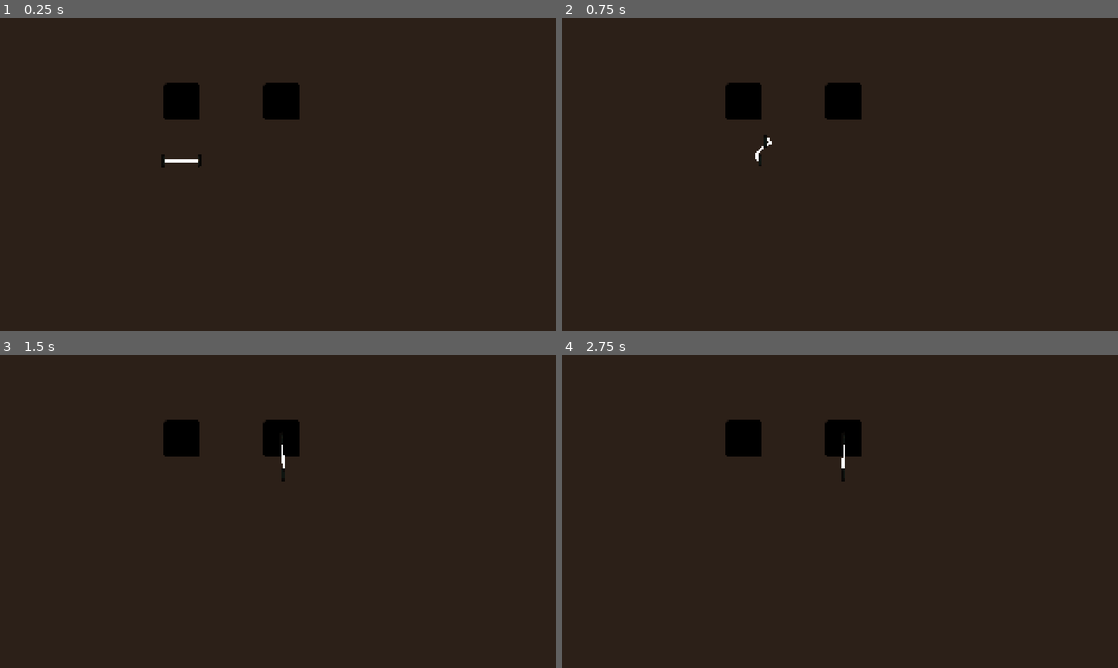
Above: before the commit, frames 1-4 (two rows, left to right).
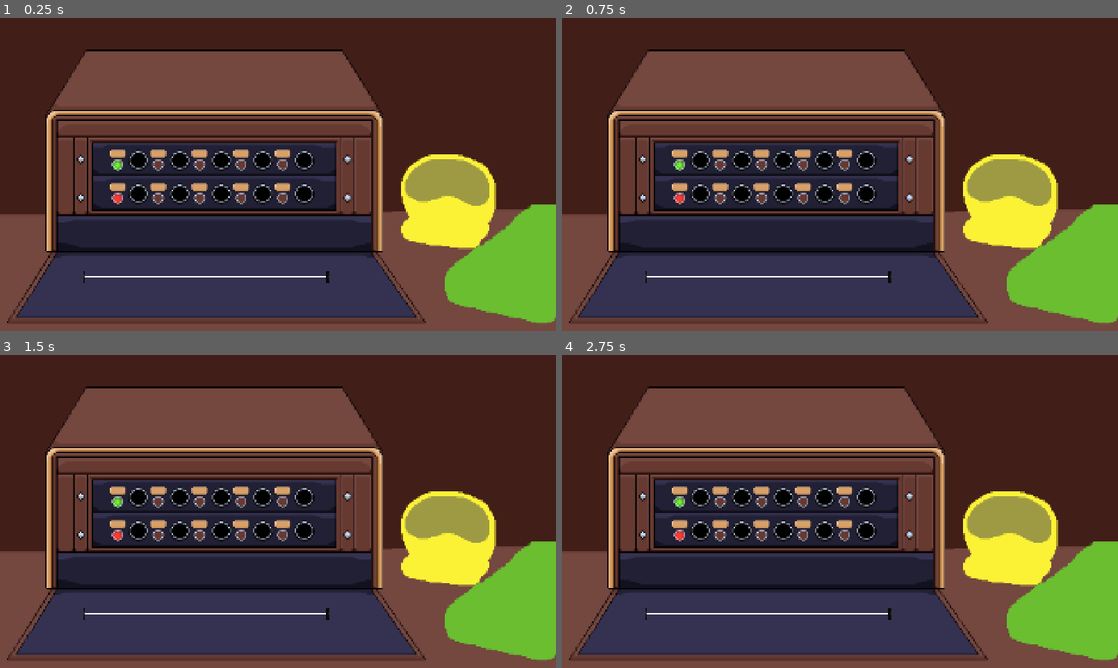
Above: after the commit, the same moments.

Repository: JPlimajots/chinese-whispers
Game: Godot game, scene res://scenes/main.tscn
The game is run twice, just before and just after one commit, with the same random seed, the same clock (stepped at 60 frames per second) and the same inputs. The engine's default icon, where the game draws it, is replaced by a stand-in: a white triangle on a blue panel in a dark square.
Inputs (mouse positions are in pixels of both pictures, inside the frame that each line leads up to):
- Up to frame 1 (0.25 s): no input
- Up to frame 2 (0.75 s): tap Enter at 0.5 s; drag from (723, 161) to (845, 102) at 0.52 s
- Up to frame 3 (1.5 s): tap Space at 1.25 s; drag from (311, 452) to (183, 439) at 1.27 s
- Up to frame 4 (2.75 s): move the mouse to (895, 442) at 2.02 s; press the mouse at (895, 442) at 2.03 s

The runs differ from the first frame. In frame 1, 68% of the frame differs, in the area x 0-100%, y 10-100%; in frame 2, 68%; in frame 3, 68%; in frame 4, 68%.

Commit message:
feat: implement port identity grid and additive blending LED visuals

Diff:
--- a/scenes/cable.tscn
+++ b/scenes/cable.tscn
@@ -17,4 +17,4 @@
 position = Vector2(-67, -4)
 
 [node name="Pin2" parent="." unique_id=1013934787 instance=ExtResource("1_rj3a4")]
-position = Vector2(56, -5)
+position = Vector2(777, -2)
--- a/scenes/main.tscn
+++ b/scenes/main.tscn
@@ -2,16 +2,29 @@
 
 [ext_resource type="PackedScene" uid="uid://b1l302pnrem7j" path="res://scenes/port.tscn" id="1_0wfyh"]
 [ext_resource type="Script" uid="uid://py8s2kebd7da" path="res://scripts/main.gd" id="1_sugp2"]
+[ext_resource type="Texture2D" uid="uid://batu6kd4gow2y" path="res://assets/sprites/bgv1.png" id="2_jyhfs"]
 [ext_resource type="PackedScene" uid="uid://70p58tsrhgk1" path="res://scenes/cable.tscn" id="2_sugp2"]
 
 [node name="Main" type="Node2D" unique_id=874198836]
 script = ExtResource("1_sugp2")
 
+[node name="Background" type="TextureRect" parent="." unique_id=379146385]
+offset_top = -1.0
+offset_right = 2206.0
+offset_bottom = 1116.0
+texture = ExtResource("2_jyhfs")
+stretch_mode = 6
+metadata/_edit_lock_ = true
+
 [node name="Port" parent="." unique_id=1841993091 instance=ExtResource("1_0wfyh")]
-position = Vector2(628, 289)
+position = Vector2(478, 492)
+grid_pos = "A1"
+current_light = "green"
 
 [node name="Port2" parent="." unique_id=1087475790 instance=ExtResource("1_0wfyh")]
-position = Vector2(973, 289)
+position = Vector2(478, 607)
+grid_pos = "B1"
+current_light = "red"
 
 [node name="Cable" parent="." unique_id=1320508 instance=ExtResource("2_sugp2")]
-position = Vector2(631, 497)
+position = Vector2(357, 898)
--- a/scenes/port.tscn
+++ b/scenes/port.tscn
@@ -1,17 +1,31 @@
 [gd_scene format=3 uid="uid://b1l302pnrem7j"]
 
 [ext_resource type="Script" uid="uid://dyicwo1jeapdp" path="res://scripts/port.gd" id="1_4bvp8"]
-[ext_resource type="Texture2D" uid="uid://djupoyuiklxl5" path="res://icon.svg" id="1_oyquu"]
 
 [sub_resource type="CircleShape2D" id="CircleShape2D_4bvp8"]
-radius = 57.48913
+radius = 26.0
+
+[sub_resource type="CanvasItemMaterial" id="CanvasItemMaterial_oyquu"]
+blend_mode = 1
+
+[sub_resource type="Gradient" id="Gradient_4bvp8"]
+offsets = PackedFloat32Array(0.018072288, 1)
+colors = PackedColorArray(1, 1, 1, 1, 0, 0, 0, 1)
+
+[sub_resource type="GradientTexture2D" id="GradientTexture2D_opbk4"]
+gradient = SubResource("Gradient_4bvp8")
+fill = 1
+fill_from = Vector2(0.5, 0.5)
+fill_to = Vector2(1, 0.5)
 
 [node name="Port" type="Area2D" unique_id=1841993091 groups=["ports"]]
 script = ExtResource("1_4bvp8")
 
-[node name="Sprite2D" type="Sprite2D" parent="." unique_id=1523844992]
-modulate = Color(0, 0, 0, 1)
-texture = ExtResource("1_oyquu")
-
 [node name="CollisionShape2D" type="CollisionShape2D" parent="." unique_id=909781805]
 shape = SubResource("CircleShape2D_4bvp8")
+
+[node name="LedGlow" type="Sprite2D" parent="." unique_id=1526203774]
+material = SubResource("CanvasItemMaterial_oyquu")
+position = Vector2(-72, 16)
+scale = Vector2(0.6523437, 0.65625006)
+texture = SubResource("GradientTexture2D_opbk4")
--- a/scripts/port.gd
+++ b/scripts/port.gd
@@ -1,6 +1,38 @@
 extends Area2D
+
+@onready var led_glow: Sprite2D = $LedGlow
+
+@export var grid_pos: String = ""
+@export_enum("none", "red", "green") var current_light: String = "none":
+	set(value):
+		current_light = value
+		_update_light_visuals()
 
 var connected_pin: Area2D = null
 
+func _ready():
+	_update_light_visuals()
+
+
 func is_occupied():
 	return connected_pin != null
+
+
+func get_full_id():
+	if current_light == "none":
+		return grid_pos
+	return grid_pos + "_" + current_light
+
+
+func _update_light_visuals():
+	if not led_glow:
+		return
+
+	if current_light == "none":
+		led_glow.visible = false
+	elif current_light == "red":
+		led_glow.visible = true
+		led_glow.modulate = Color(1.0, 0.0, 0.0)
+	elif current_light == "green":
+		led_glow.visible = true
+		led_glow.modulate = Color(0.0, 1.0, 0.0)
Binary file added: assets/sprites/bgv1.png
Not shown, added: assets/sprites/bgv1.png.import
